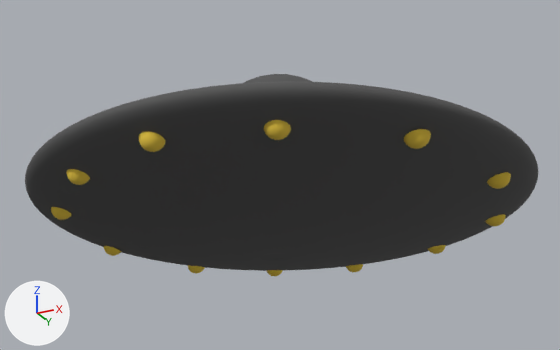
The OBJ model Assets/Models/flyingSaucer.obj as it was, and as the next commit left it.
The view is the same before and after, from a 50 mm lens placed at (6.43, -12.78, -3.69), pointed at (-0.03, 0.13, 2.12). The axes (+X, +Y, +Z) are drawn at lower left. The lights are the same throughout. Where no turn or scale is listed for an object, it has been applied to the vertices.

Names of what the first picture shows: 'flyingSaucer'.
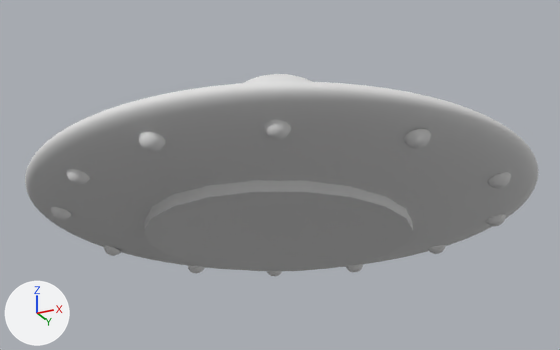
Location of each change, [x1, y1, x2, y2] in pixels of the pictures (560 x 350 px):
'flyingSaucer', recoloured, reshaped
    both: [25, 74, 538, 276]
part 1 of me_flyingsaucer, added
    after: [144, 180, 413, 271]

Patch to the scene script:
```diff
--- a/Assets/Models/flyingSaucer.obj.py
+++ b/Assets/Models/flyingSaucer.obj.py
@@ mat_blinn1sg @@
 mat_blinn1sg = principled_material('blinn1SG')
-mat_blinn1sg.base_color = (0.1, 0.1, 0.1)  # dark grey #595959
+mat_blinn1sg.base_color = (0.8, 0.8, 0.8)  # white #e7e7e7
 mat_blinn1sg.roughness = 1.0
@@ mat_lambert3sg @@
 mat_lambert3sg = principled_material('lambert3SG')
-mat_lambert3sg.base_color = (0.88, 0.62, 0.06)  # yellow #f1ce45
+mat_lambert3sg.base_color = (0.8, 0.8, 0.8)  # white #e7e7e7
 mat_lambert3sg.roughness = 1.0
@@ mat_initialshadinggroup @@
+mat_initialshadinggroup = principled_material('initialShadingGroup')
+mat_initialshadinggroup.base_color = (0.8, 0.8, 0.8)  # white #e7e7e7
+mat_initialshadinggroup.roughness = 1.0
@@ me_flyingsaucer @@
 me_flyingsaucer.from_pydata(...)  # 9599 vertices, 9564 faces; spans x -4.87..4.87, y -4.59..4.59, z 0.86..4.12
 # used by ob_flyingsaucer; location = (0.0, 0.0, 0.0)
+# me_flyingsaucer part 1: a new loose piece, a 20-sided cylinder along z spanning x -2.56..2.56, y -2.52..2.52, z 0.77..1.17, in mat_initialshadinggroup (white #e7e7e7)
 me_flyingsaucer.materials.append(mat_blinn1sg)
 me_flyingsaucer.materials.append(mat_lambert3sg)
+me_flyingsaucer.materials.append(mat_initialshadinggroup)  # white #e7e7e7
```
